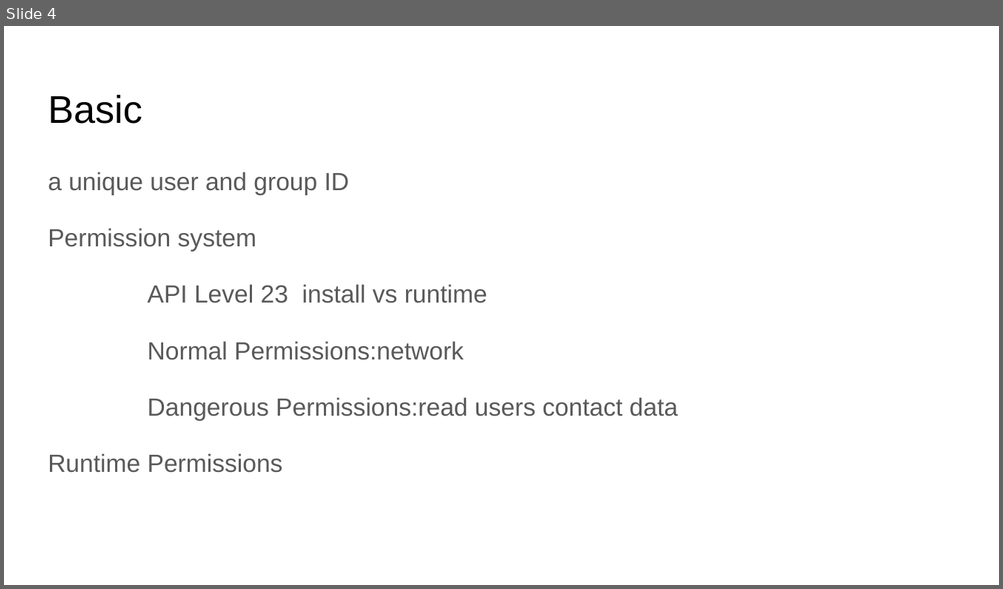
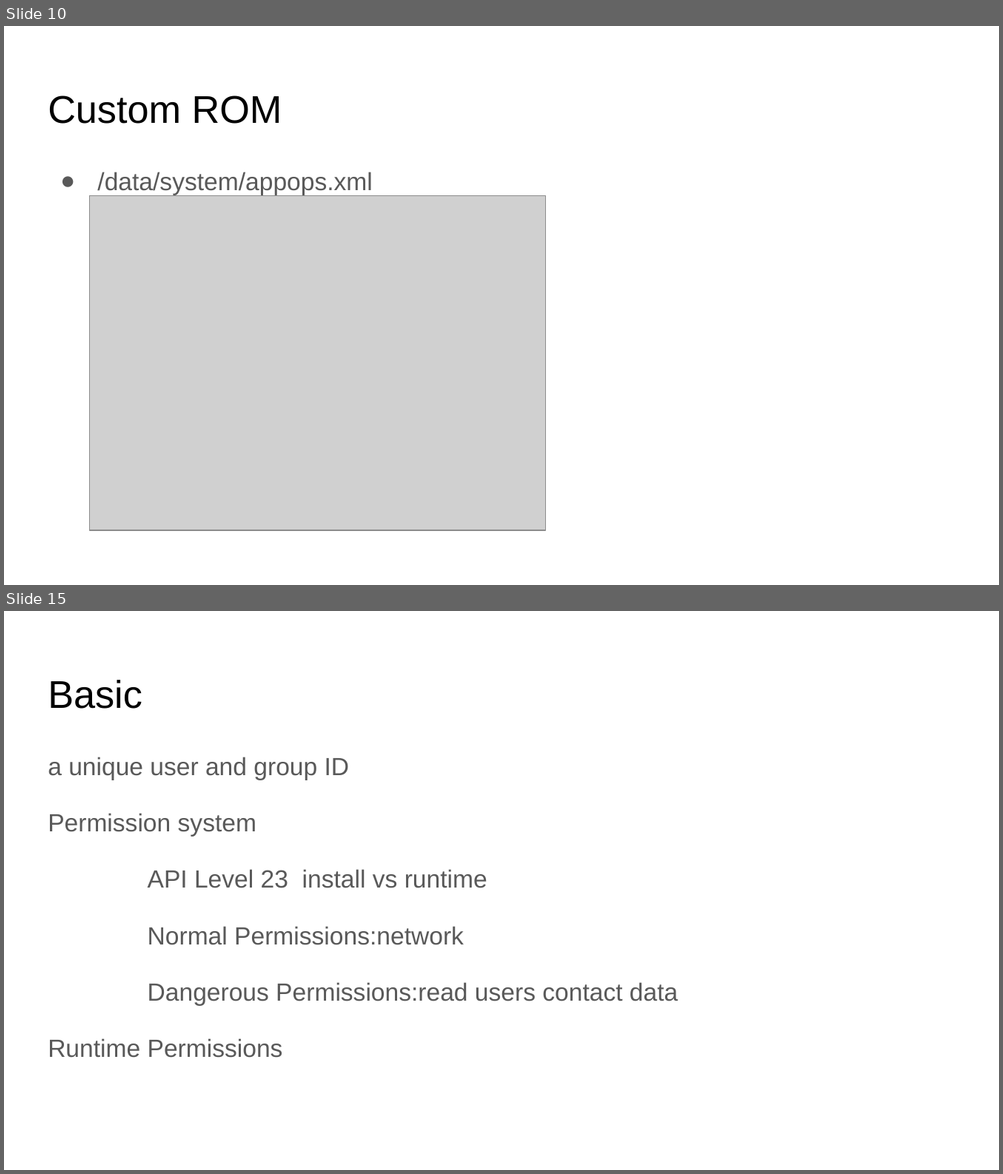
Before and after one commit to martinkro/android-studio-samples, a slide deck: docs/Android Permission.pptx. Shown one above the other, each under a label of ours: slide 4 before the commit, slides 10 and 15 after it; the slides between them are not shown. The pictures are 1003x589 and 1003x1174 pixels, drawn with LibreOffice and Linux fonts; fonts in the diff are those of the drawing; grey boxes stand for pictures. Boxes give left, top, right and bottom in pixels: in the first picture for what was removed or moved away, otherwise in the second. Text is boxed around its words. In the diff, an @@ line names an element or a change of style, - is before the commit and + after.

```diff
--- a/docs/Android Permission.pptx
+++ b/docs/Android Permission.pptx
@@ slide 10 added at (x1=4, y1=26, x2=999, y2=585), background #FFFFFF @@
@@ title added at (x1=48, y1=96, x2=282, y2=124), 28 pt, text #000000 @@
+Custom ROM
@@ text added at (x1=97, y1=172, x2=372, y2=195), 18 pt, text #595959 @@
+● /data/system/appops.xml
@@ picture added at (x1=90, y1=196, x2=545, y2=531) @@
@@ what was slide 4 is now slide 15 @@
```
Also in this commit, not shown: 3 slides changed, 10 other slides added, 4 other files.
